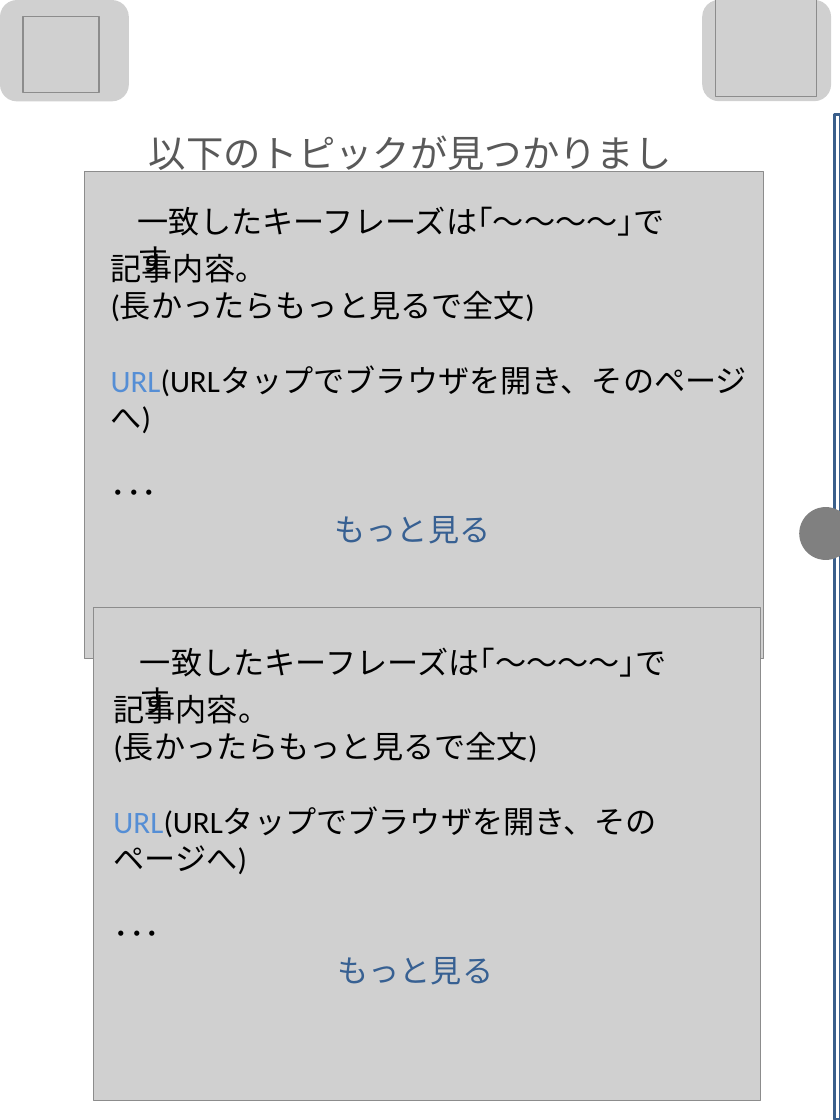
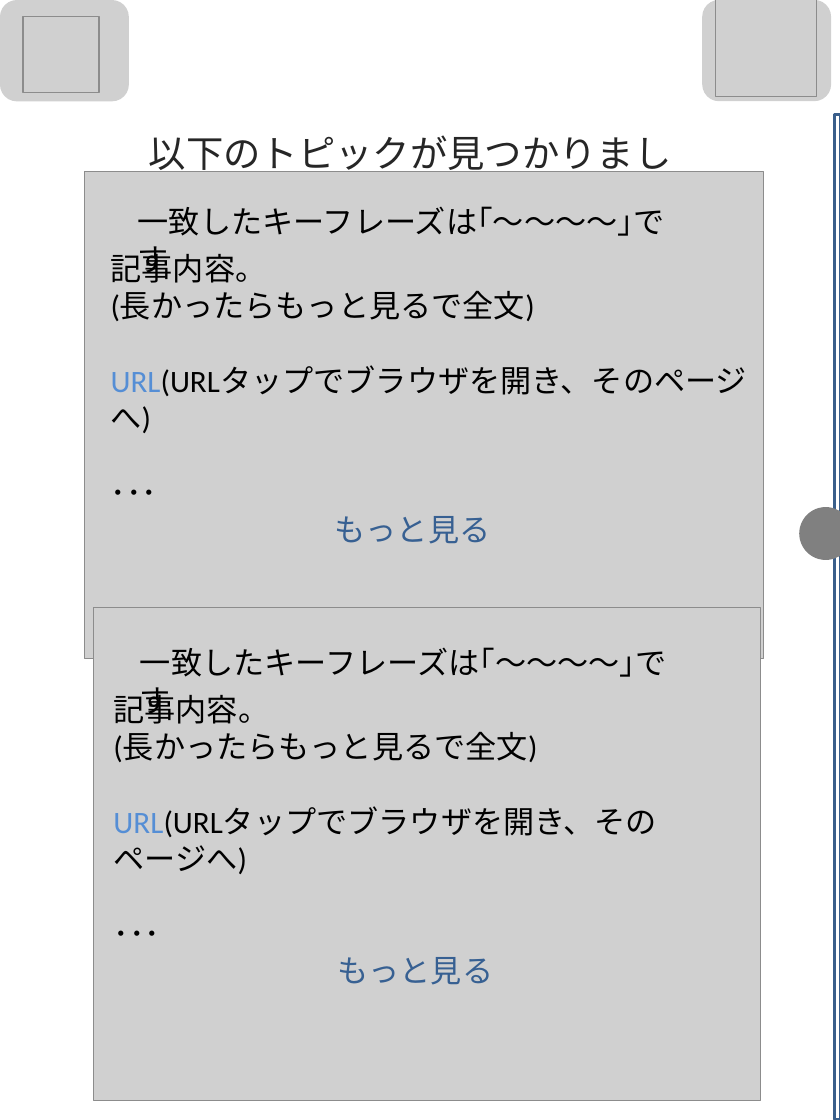
Before and after one commit to kirikiriyamama/topick, a slide deck: slide 4 of client/UI/UI.pptx. Drawn at 840x1120 pixels with LibreOffice and Linux fonts; fonts in the diff are those of the drawing; grey boxes stand for pictures; background and template pictures are left out. Boxes give left, top, right and bottom in pixels: in the first picture for what was removed or moved away, otherwise in the second. Text is boxed around its words. In the diff, an @@ line names an element or a change of style, - is before the commit and + after.

```diff
--- a/client/UI/UI.pptx
+++ b/client/UI/UI.pptx
@@ text "以下のトピックが見つかりました。" at box(149, 135, 672, 222): text colour #595959 to #262626 @@
```
Also in this commit, not shown: 3 other slides changed, 21 other files.
